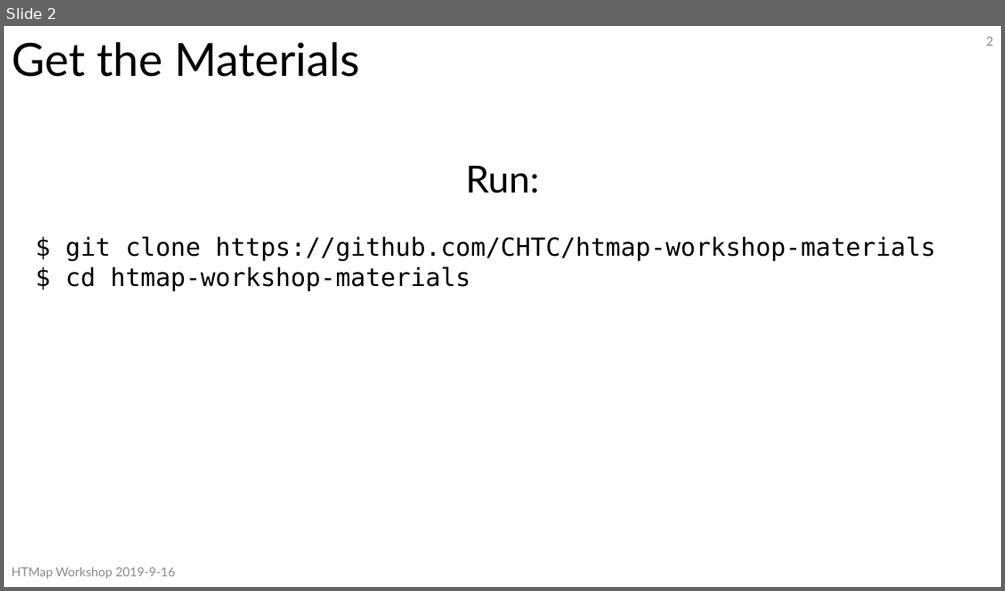
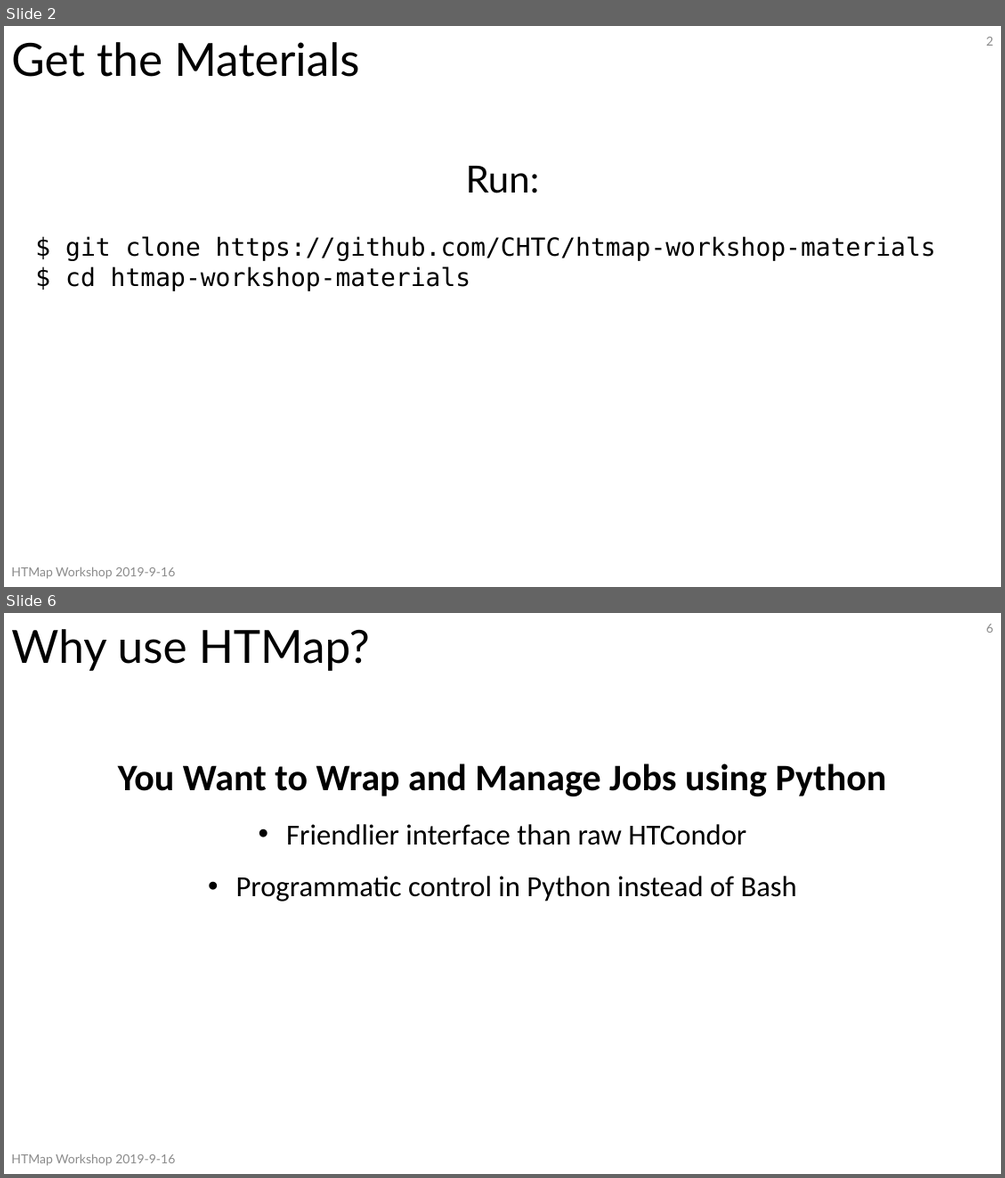
Before and after one commit to CHTC/htmap-workshop-materials, a slide deck: slides/HTMapWorkshop.pptx. Shown one above the other, each under a label of ours: slide 2 before the commit, slides 2 and 6 after it; the slides between them are not shown. The pictures are 1005x591 and 1005x1178 pixels, drawn with LibreOffice and Linux fonts; fonts in the diff are those of the drawing. Boxes give left, top, right and bottom in pixels: in the first picture for what was removed or moved away, otherwise in the second. Text is boxed around its words. In the diff, an @@ line names an element or a change of style, - is before the commit and + after.

Commit message:
add how-it-works diagrams and why-use slides

```diff
--- a/slides/HTMapWorkshop.pptx
+++ b/slides/HTMapWorkshop.pptx
@@ slide 6 added at [4, 613, 1001, 1174], background #FFFFFF @@
@@ title added at [11, 629, 370, 671], 44 pt, text #000000 @@
+Why use HTMap?
@@ page number added at [986, 624, 993, 633], 12 pt, text #8C8C8C @@
+6
@@ text added at [118, 763, 887, 901], 28 pt, text #000000 @@
+You Want to Wrap and Manage Jobs using Python
+• Friendlier interface than raw HTCondor
+• Programmatic control in Python instead of Bash
@@ text added at [11, 1154, 175, 1166], 12 pt, text #8C8C8C @@
+HTMap Workshop 2019-9-16
```
Also in this commit, not shown: 1 slide changed, 3 other slides added.
